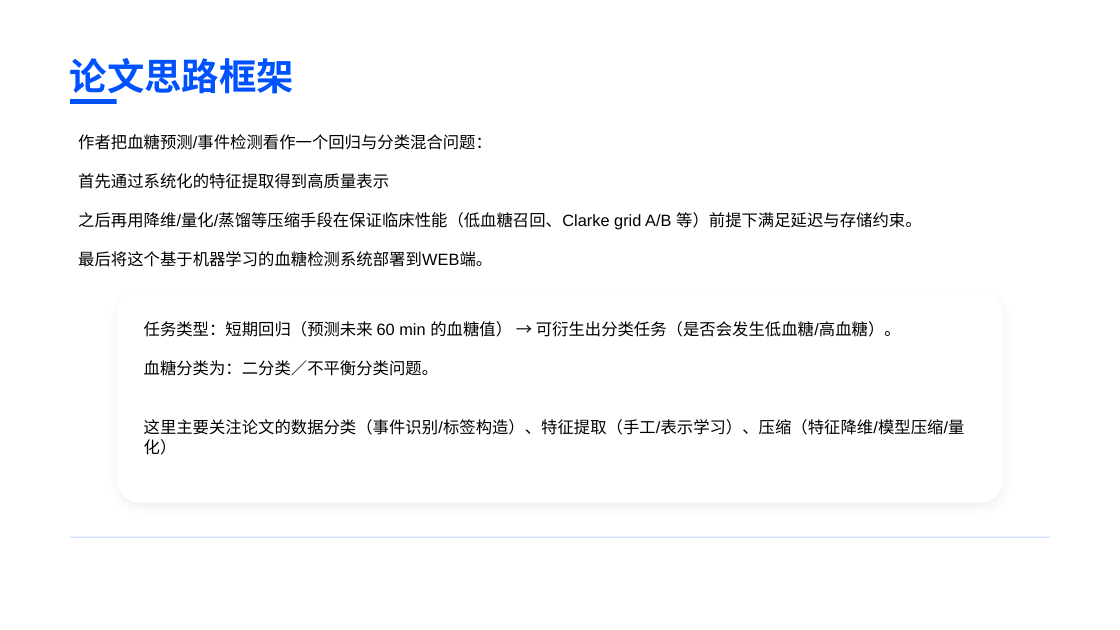
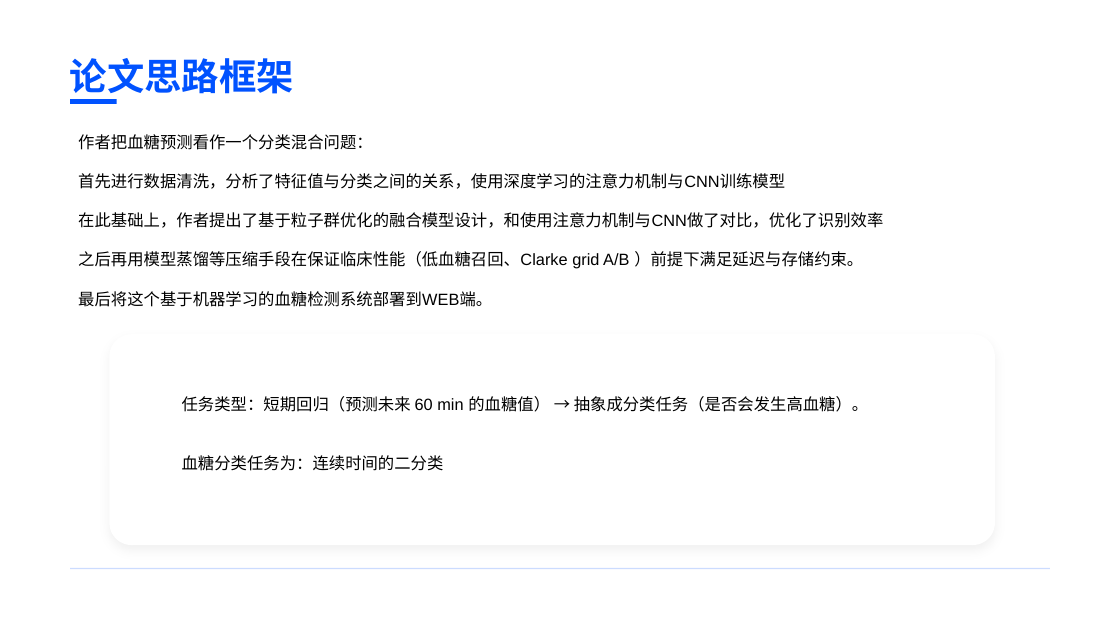
Before and after one commit to BaiRong-NUC/DiabetesAnalyzes, a slide deck: slide 3 of 多元统计与模式识别课程汇报.pptx (slide 4 before the commit). Drawn at 1120x630 pixels with LibreOffice and Linux fonts; fonts in the diff are those of the drawing. Boxes give left, top, right and bottom in pixels: in the first picture for what was removed or moved away, otherwise in the second. Text is boxed around its words. In the diff, an @@ line names an element or a change of style, - is before the commit and + after.

Commit message:
上传ppt 完成了数据集的介绍

```diff
--- a/多元统计与模式识别课程汇报.pptx
+++ b/多元统计与模式识别课程汇报.pptx
@@ text at <box>78,134,883,269</box>: text changed @@
-作者把血糖预测/事件检测看作一个回归与分类混合问题：
-首先通过系统化的特征提取得到高质量表示
-之后再用降维/量化/蒸馏等压缩手段在保证临床性能（低血糖召回、Clarke grid A/B 等）前提下满足延迟与存储约束。
+作者把血糖预测看作一个分类混合问题：
+首先进行数据清洗，分析了特征值与分类之间的关系，使用深度学习的注意力机制与CNN训练模型
+在此基础上，作者提出了基于粒子群优化的融合模型设计，和使用注意力机制与CNN做了对比，优化了识别效率
+之后再用模型蒸馏等压缩手段在保证临床性能（低血糖召回、Clarke grid A/B ）前提下满足延迟与存储约束。
@@ rounded rectangle: place and size @@
-rounded rectangle at <box>118,292,1003,502</box>
+rounded rectangle at <box>109,334,995,545</box>
@@ text at <box>182,396,869,471</box>: text changed @@
-任务类型：短期回归（预测未来 60 min 的血糖值） → 可衍生出分类任务（是否会发生低血糖/高血糖）。
-血糖分类为：二分类／不平衡分类问题。
-这里主要关注论文的数据分类（事件识别/标签构造）、特征提取（手工/表示学习）、压缩（特征降维/模型压缩/量化）
+任务类型：短期回归（预测未来 60 min 的血糖值） → 抽象成分类任务（是否会发生高血糖）。
+血糖分类任务为：连续时间的二分类
@@ rounded rectangle: place and size @@
-rounded rectangle at <box>70,537,1050,538</box>
+rounded rectangle at <box>70,568,1050,569</box>
```
Also in this commit, not shown: 1 other slide changed, 3 slides added, 9 slides removed.
